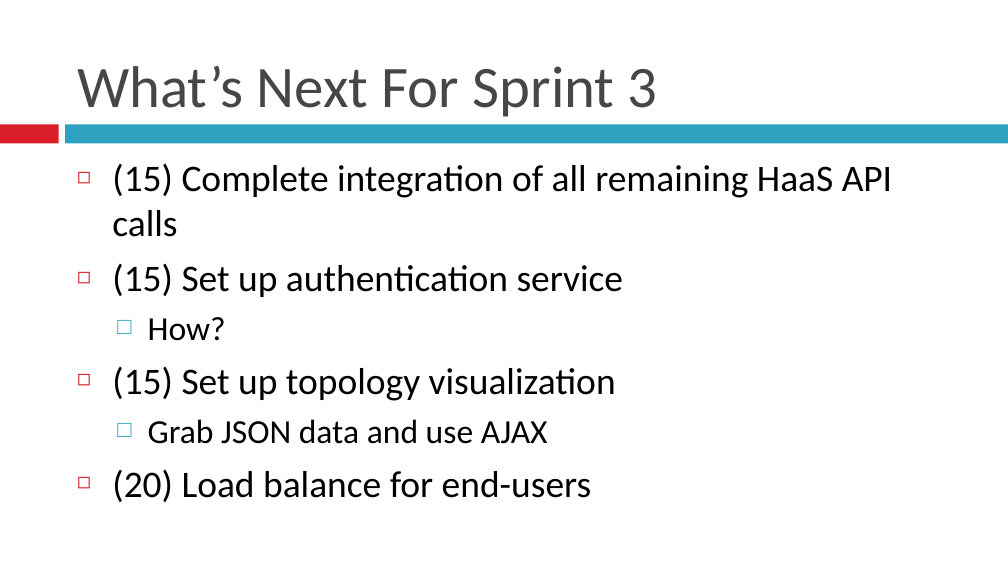
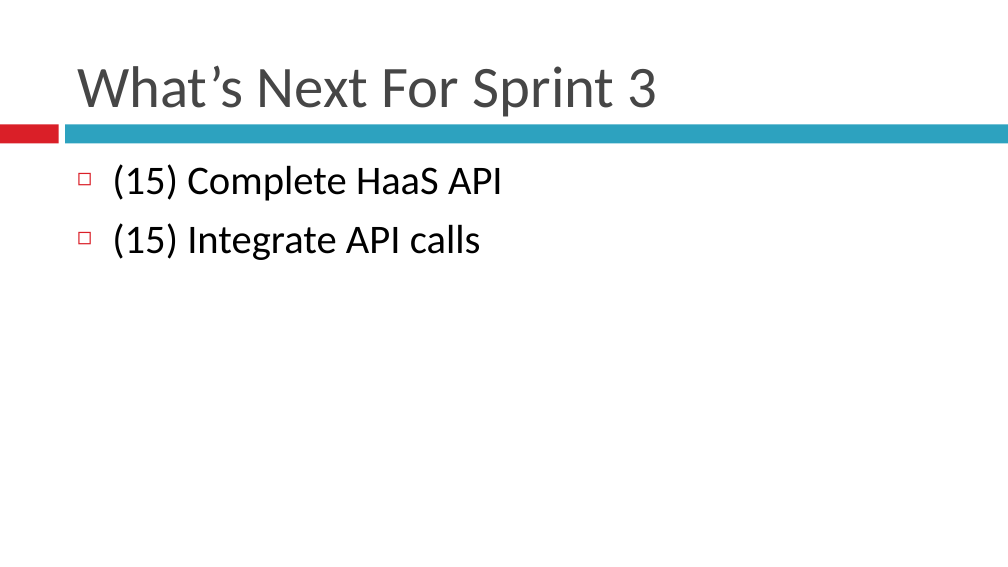
Before and after one commit to BU-EC500-SP15/moc-gui-plugins, a slide deck: slide 8 of MOCUIPlugin-Demo2.pptx. Drawn at 1008x567 pixels with LibreOffice and Linux fonts; fonts in the diff are those of the drawing. Boxes give left, top, right and bottom in pixels: in the first picture for what was removed or moved away, otherwise in the second. Text is boxed around its words. In the diff, an @@ line names an element or a change of style, - is before the commit and + after.

```diff
--- a/MOCUIPlugin-Demo2.pptx
+++ b/MOCUIPlugin-Demo2.pptx
@@ text at bbox=[112, 164, 503, 260]: text changed; size 26.8 to 29 pt @@
-◻ (15) Complete integration of all remaining HaaS API calls
-◻ (15) Set up authentication service
-  □ How?
-◻ (15) Set up topology visualization
-  □ Grab JSON data and use AJAX
-◻ (20) Load balance for end-users
+◻ (15) Complete HaaS API
+◻ (15) Integrate API calls
```
Also in this commit, not shown: 4 other slides changed, 2 slides added, 3 slides removed.
